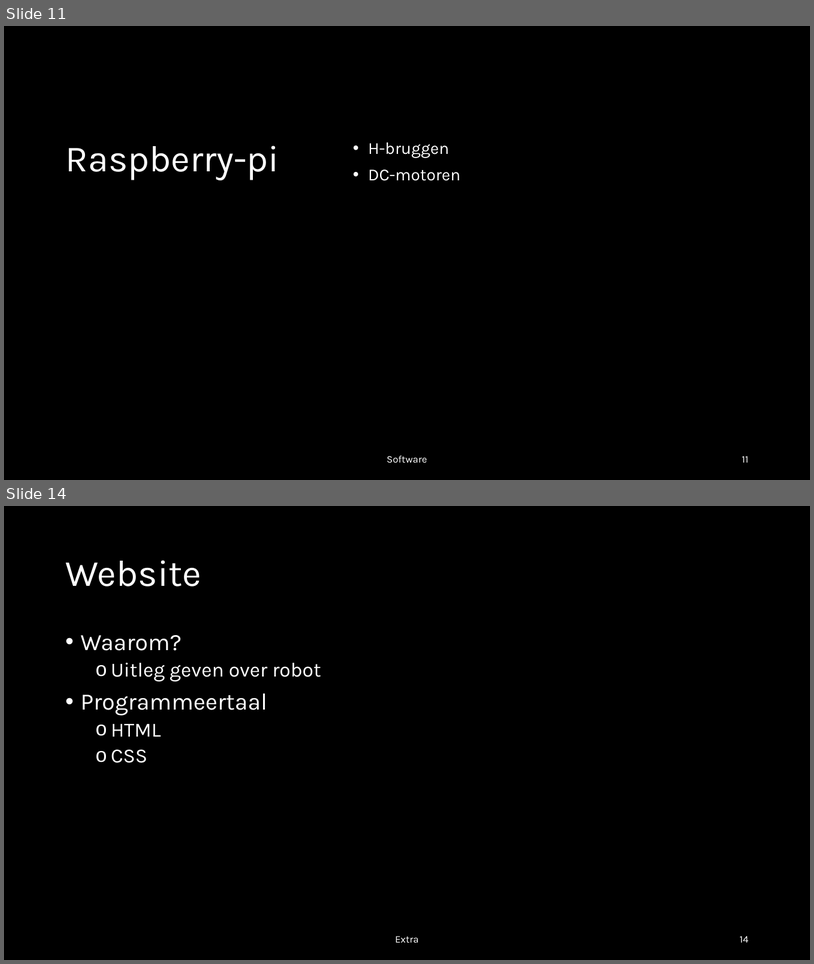
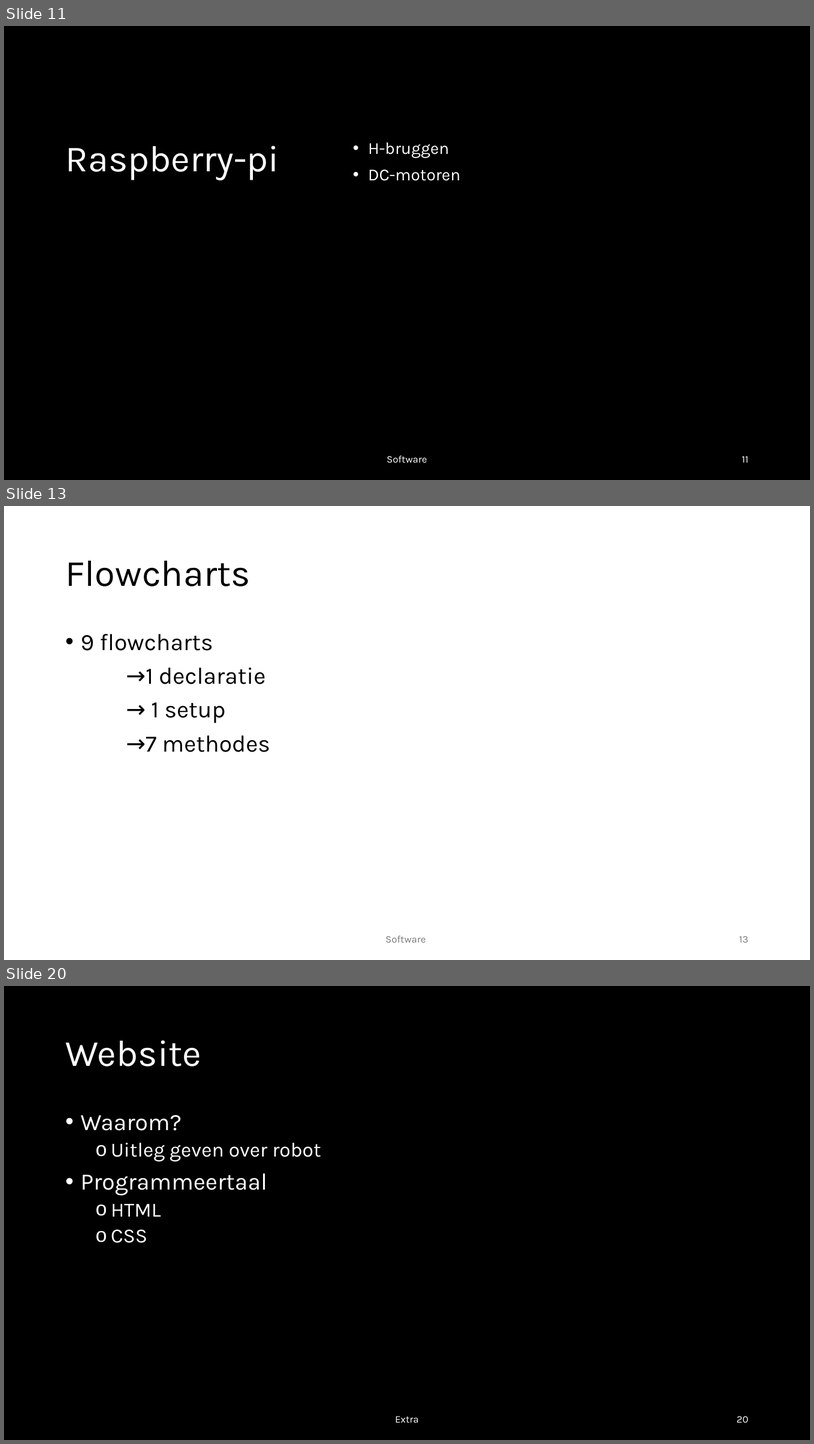
Before and after one commit to Nowie69/Eindproject-Robot-6ICW, a slide deck: Robot met mecanum wheels.pptx. Shown one above the other, each under a label of ours: slides 11 and 14 before the commit, slides 11, 13 and 20 after it; the slides between them are not shown. The pictures are 814x964 and 814x1444 pixels, drawn with LibreOffice and Linux fonts; fonts in the diff are those of the drawing; background and template pictures are left out; a plain dark background stands for a picture behind light text. Boxes give left, top, right and bottom in pixels: in the first picture for what was removed or moved away, otherwise in the second. Text is boxed around its words. In the diff, an @@ line names an element or a change of style, - is before the commit and + after.

```diff
--- a/Robot met mecanum wheels.pptx
+++ b/Robot met mecanum wheels.pptx
@@ slide 13 added at (4, 506, 810, 960), background #FFFFFF @@
@@ title added at (65, 561, 250, 586), 44 pt, text #000000 @@
+Flowcharts
@@ text added at (81, 634, 270, 752), 28 pt, text #000000 @@
+• 9 flowcharts
+→1 declaratie
+→ 1 setup
+→7 methodes
@@ text added at (386, 935, 426, 942), 12 pt, text #797979 @@
+Software
@@ page number added at (740, 936, 749, 942), 12 pt, text #797979 @@
+13
@@ what was slide 14 is now slide 20 @@
@@ page number at (737, 1416, 749, 1422): text changed @@
-14
+20
```
Also in this commit, not shown: 3 slides changed, 5 other slides added.
